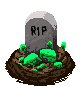
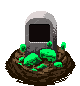
The second 80px x 86px image is a revision of the first. Changes to its layers:
renamed "Calque 13" to "Layer 11", painted on it over [29, 18, 57, 64]
